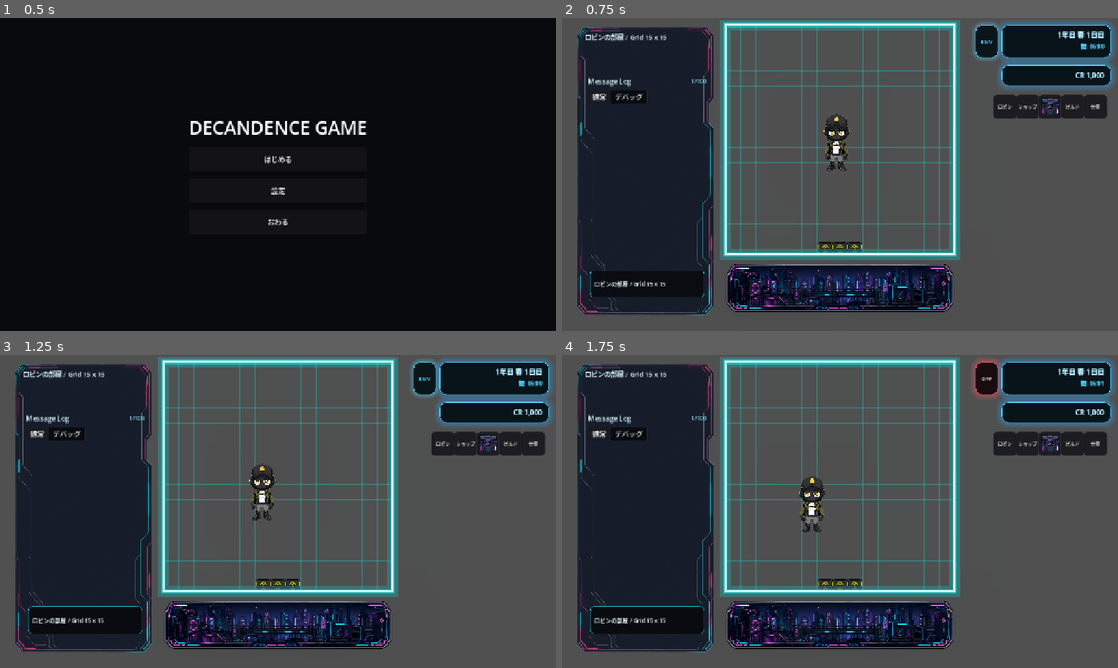
Above: before the commit, frames 1-4 (two rows, left to right).
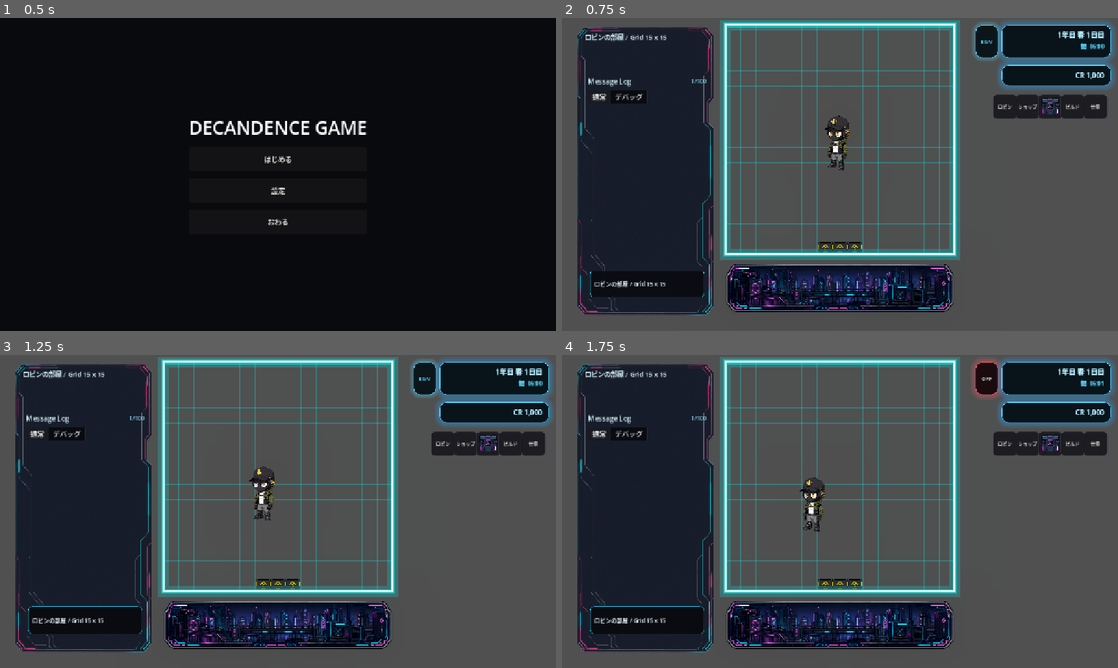
Above: after the commit, the same moments.

Repository: grimoire1089-coder/optimistic
Game: Godot game, scene res://Scenes/Boot/TitleScene.tscn
The game is run twice, just before and just after one commit, with the same random seed, the same clock (stepped at 60 frames per second) and the same inputs. Sound files missing from this copy of the repository are replaced by a short silence.
Inputs:
- Up to frame 1 (0.5 s): no input
- Up to frame 2 (0.75 s): click "はじめる" at 0.5 s
- Up to frame 3 (1.25 s): no input
- Up to frame 4 (1.75 s): click "BGM" at 1.25 s

Frame 1 is identical in both runs. In frame 2, 0.3% of the frame differs, in the area x 47-52%, y 30-49%; in frame 3, 0.4%, in the area x 44-50%, y 34-53%; in frame 4, 0.4%.
Error before the commit: Attempt to call function 'setup' in base 'null instance' on a null instance. (res://Scripts/Characters/Robin/RobinWanderActor.gd:44)

Commit message:
Attach entrance travel behavior to Robin

Diff:
--- a/Scenes/Characters/Robin/RobinWanderActor.tscn
+++ b/Scenes/Characters/Robin/RobinWanderActor.tscn
@@ -11,6 +11,7 @@
 [ext_resource type="Script" path="res://Scripts/Characters/Modules/AICharacterHydrateBehaviorModule.gd" id="9_hydrate_behavior"]
 [ext_resource type="Script" path="res://Scripts/Characters/Modules/AICharacterActionProgressBarModule.gd" id="10_action_progress_bar"]
 [ext_resource type="Script" path="res://Scripts/Characters/Modules/AICharacterActionItemDisplayModule.gd" id="11_action_item_display"]
+[ext_resource type="Script" path="res://Scripts/Characters/Modules/AICharacterEntranceTravelBehaviorModule.gd" id="12_entrance_travel"]
 
 [sub_resource type="CircleShape2D" id="CircleShape2D_robin"]
 radius = 8.0
@@ -79,6 +80,15 @@
 drink_sfx_path = "res://Assets/Audio/SFX/Game/drink.ogg"
 drink_sfx_delay_seconds = 0.75
 
+[node name="AICharacterEntranceTravelBehaviorModule" type="Node" parent="."]
+script = ExtResource("12_entrance_travel")
+room_map_path = NodePath("../../RobinRoomMap")
+walk_speed = 80.0
+arrive_distance = 14.0
+use_offset_cells = Vector2i(0, -4)
+actor_grid_footprint = Vector2i(2, 4)
+use_time_seconds = 0.45
+
 [node name="AICharacterActionProgressBarModule" type="Node" parent="."]
 script = ExtResource("10_action_progress_bar")
 hydrate_behavior_path = NodePath("../AICharacterHydrateBehaviorModule")
Not shown: 1 places in Scenes/Characters/Robin/RobinWanderActor.tscn that only renumber resources
